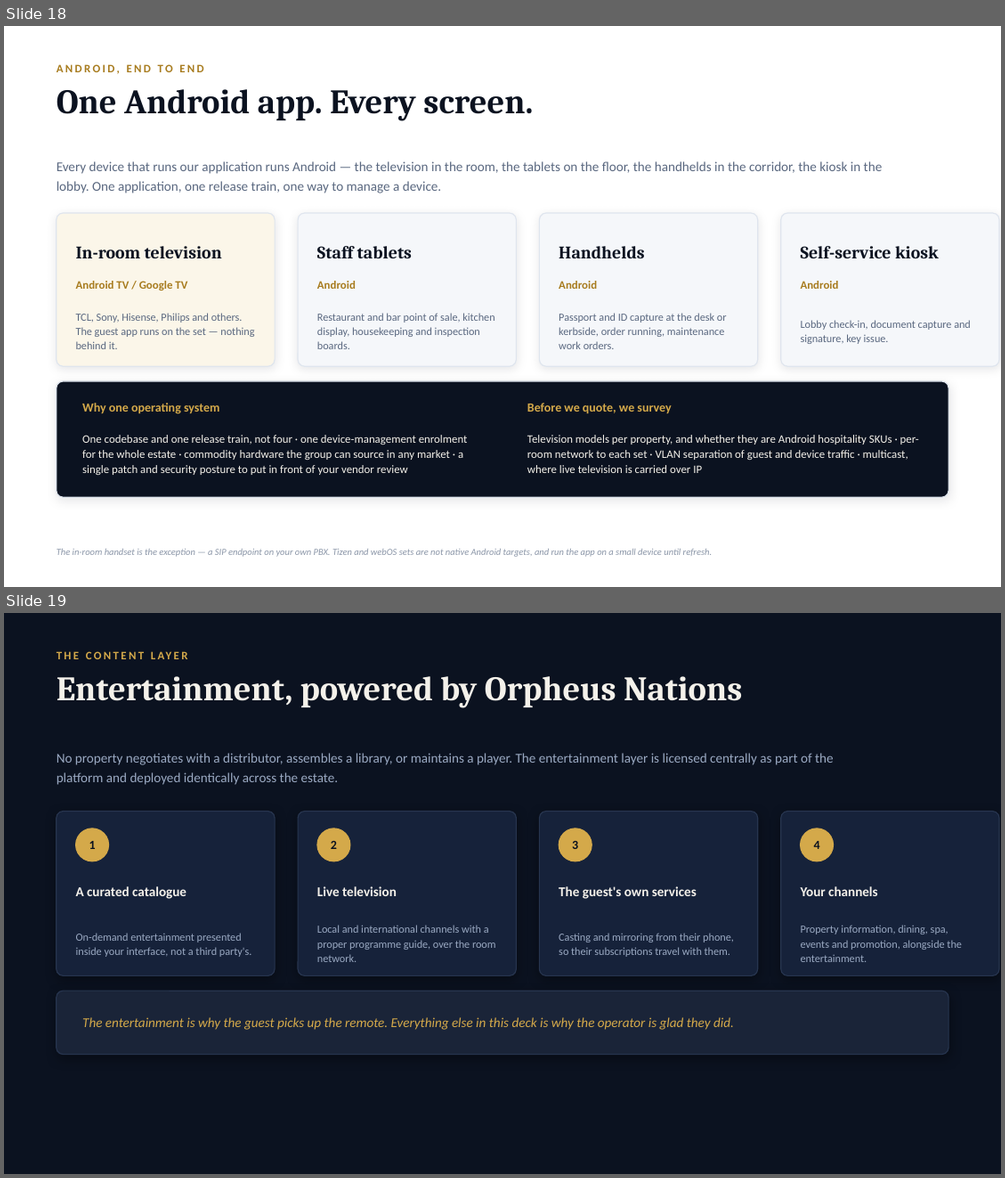
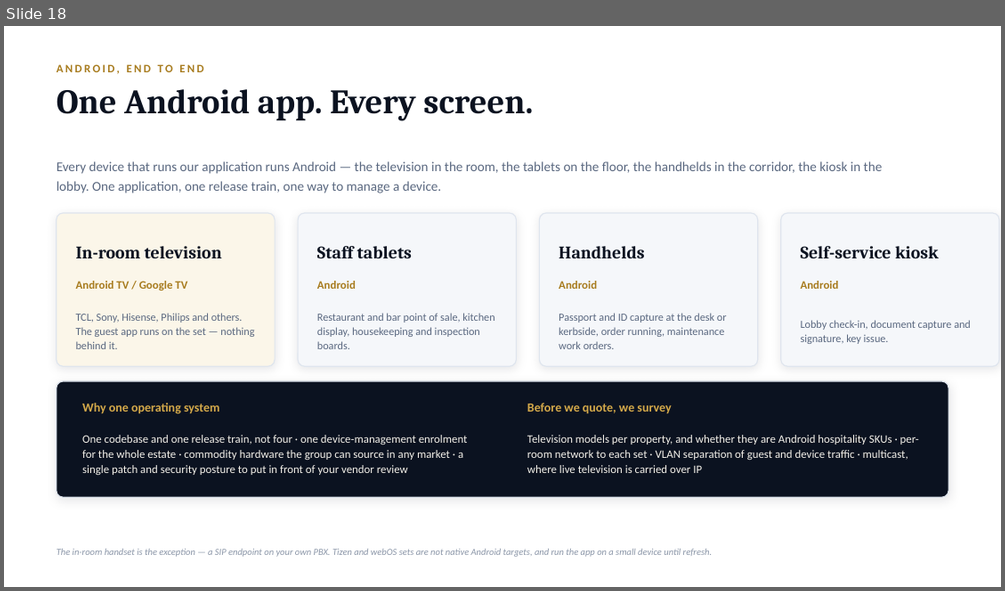
Before and after one commit to jnds0123/iptv-mpplus-site, a slide deck: presentation/Orpheus-Hospitality-Suite.pptx. Shown one above the other, each under a label of ours: slides 18 and 19 before the commit, slide 18 after it. The pictures are 1005x1178 and 1005x591 pixels, drawn with LibreOffice and Linux fonts; fonts in the diff are those of the drawing. Boxes give left, top, right and bottom in pixels: in the first picture for what was removed or moved away, otherwise in the second. Text is boxed around its words. In the diff, an @@ line names an element or a change of style, - is before the commit and + after.

```diff
--- a/presentation/Orpheus-Hospitality-Suite.pptx
+++ b/presentation/Orpheus-Hospitality-Suite.pptx
@@ slide 19 removed at [4, 613, 1001, 1174], background #0B1220 @@
@@ text removed at [57, 644, 948, 666] @@
-THE CONTENT LAYER
@@ text removed at [57, 676, 742, 708] @@
-Entertainment, powered by Orpheus Nations
@@ text removed at [57, 753, 833, 785] @@
-No property negotiates with a distributor, assembles a library, or maintains a player. The entertainment layer is licensed centrally as part of the platform and deployed identically across the estate.
@@ rounded rectangle removed at [57, 811, 275, 976] @@
@@ rounded rectangle removed at [298, 811, 517, 976] @@
@@ rounded rectangle removed at [540, 811, 758, 976] @@
@@ rounded rectangle removed at [781, 811, 999, 976] @@
@@ ellipse removed at [76, 828, 109, 861] @@
@@ text removed at [89, 841, 96, 849] @@
-1
@@ ellipse removed at [317, 828, 350, 861] @@
@@ text removed at [331, 841, 337, 849] @@
-2
@@ ellipse removed at [558, 828, 591, 861] @@
@@ text removed at [572, 841, 578, 849] @@
-3
@@ ellipse removed at [801, 828, 833, 861] @@
@@ text removed at [814, 841, 820, 849] @@
-4
@@ text removed at [76, 886, 186, 899] @@
-A curated catalogue
@@ text removed at [317, 886, 396, 896] @@
-Live television
@@ text removed at [558, 886, 696, 899] @@
-The guest's own services
@@ text removed at [801, 886, 878, 896] @@
-Your channels
@@ text removed at [76, 933, 252, 957] @@
-On-demand entertainment presented inside your interface, not a third party's.
@@ text removed at [317, 925, 496, 962] @@
-Local and international channels with a proper programme guide, over the room network.
@@ text removed at [558, 933, 734, 957] @@
-Casting and mirroring from their phone, so their subscriptions travel with them.
@@ text removed at [801, 925, 962, 962] @@
-Property information, dining, spa, events and promotion, alongside the entertainment.
@@ rounded rectangle removed at [57, 990, 948, 1054] @@
@@ text removed at [82, 1017, 734, 1030] @@
-The entertainment is why the guest picks up the remote. Everything else in this deck is why the operator is glad they did.
```
Also in this commit, not shown: 1 slide added, 6 other files.
